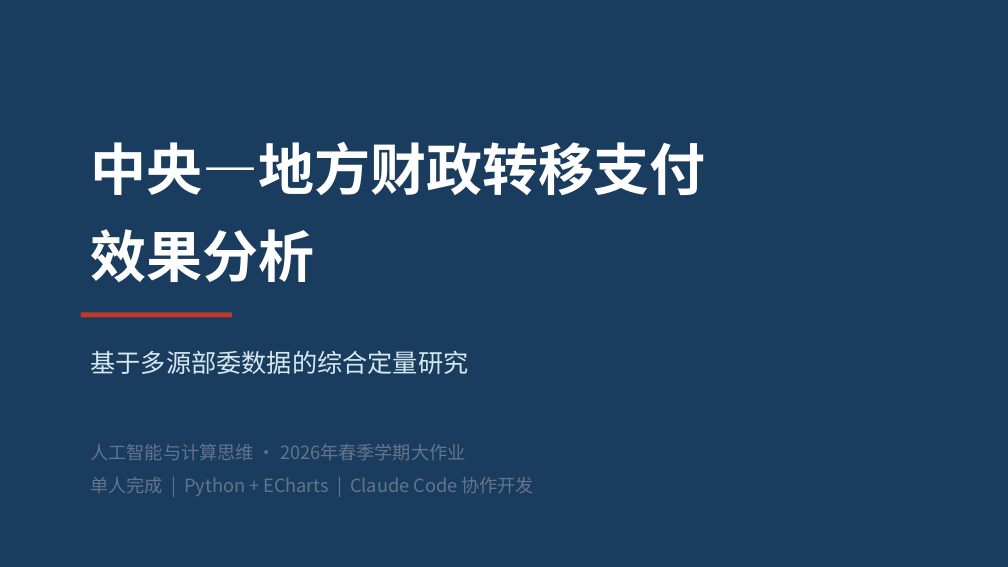
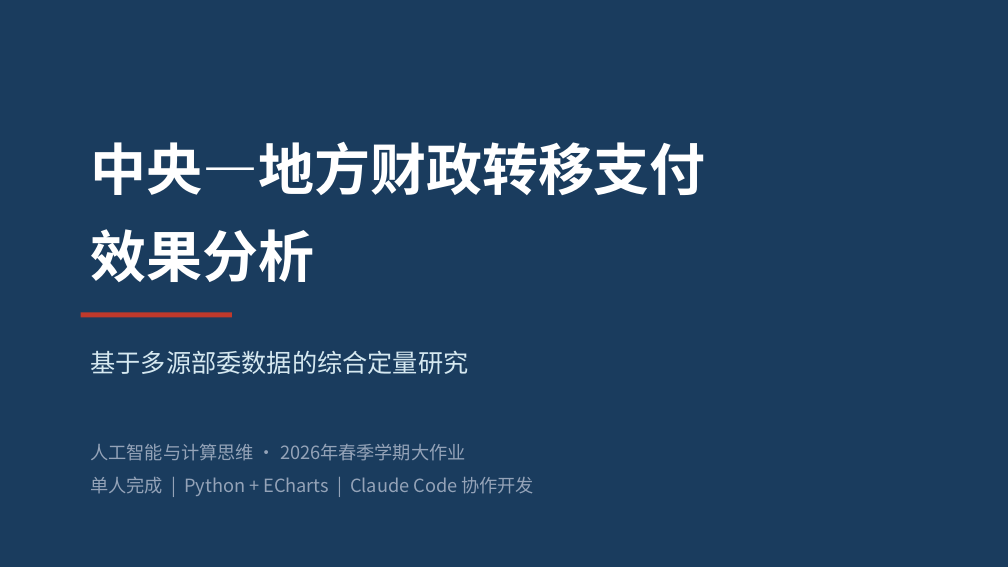
Before and after one commit to xonhaorun-afk/fiscal-transfer-analysis, a slide deck: slide 1 of output/课堂演示.pptx. Drawn at 1008x567 pixels with LibreOffice and Linux fonts; fonts in the diff are those of the drawing. Boxes give left, top, right and bottom in pixels: in the first picture for what was removed or moved away, otherwise in the second. Text is boxed around its words. In the diff, an @@ line names an element or a change of style, - is before the commit and + after.

```diff
--- a/output/课堂演示.pptx
+++ b/output/课堂演示.pptx
@@ text "人工智能与计算思维 · 2026年春季学期大作业" at bbox=[91, 444, 534, 496]: text colour #64748B to #94A3B8 @@
```
Also in this commit, not shown: 8 other slides changed, 7 slides added, 2 slides removed, 1 other file.
